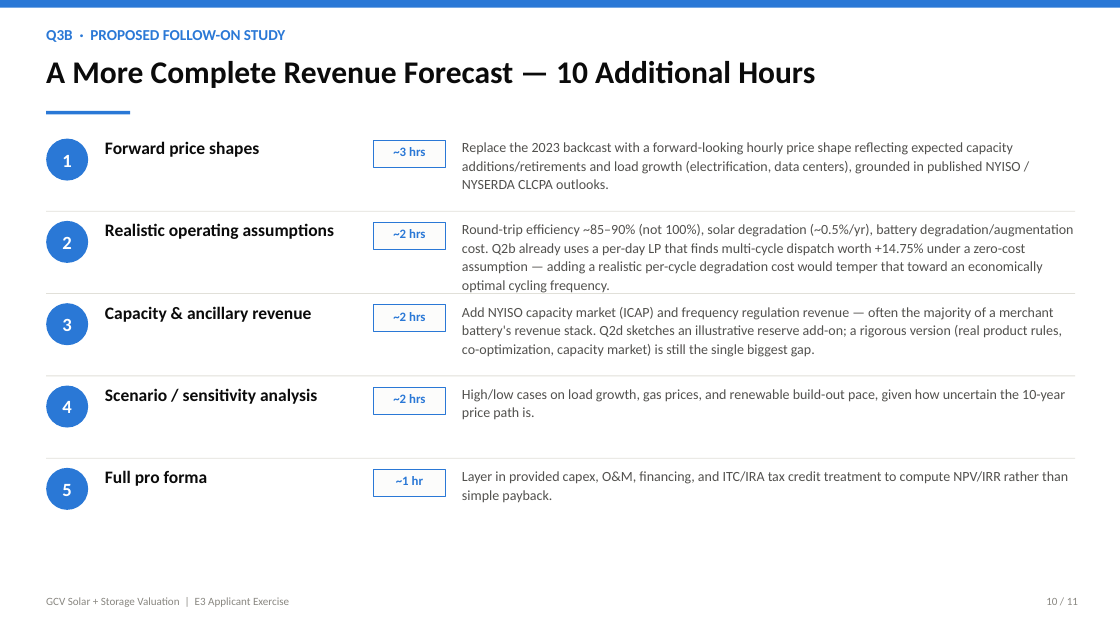
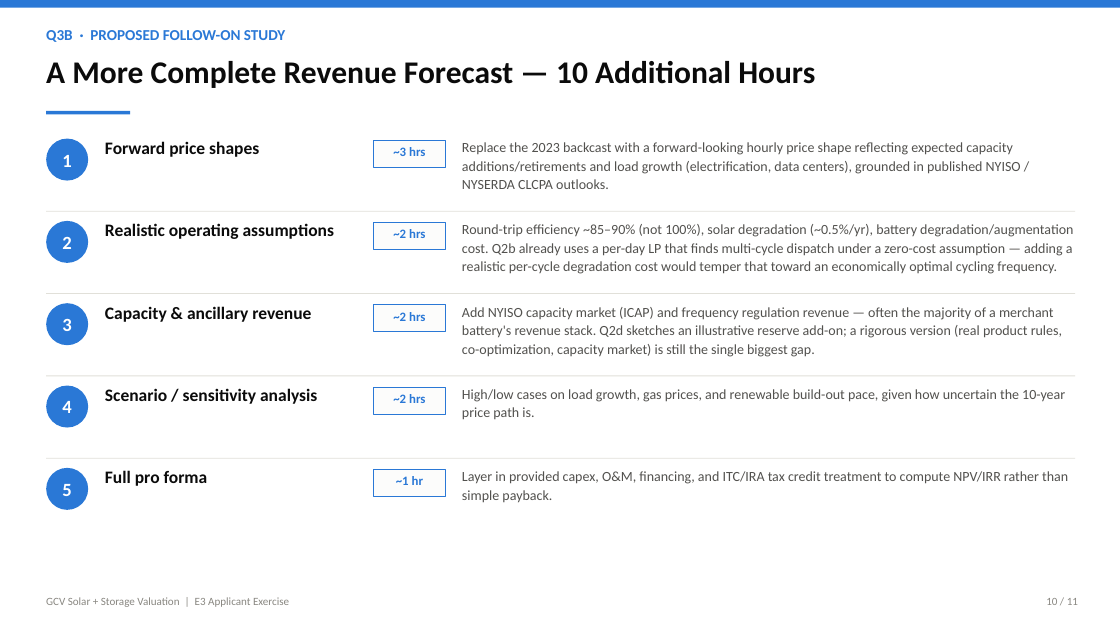
Before and after one commit to Yifueveding/E3_work_task, a slide deck: slide 10 of GCV_Solar_Storage_Valuation.pptx. Drawn at 1120x630 pixels with LibreOffice and Linux fonts; fonts in the diff are those of the drawing. Boxes give left, top, right and bottom in pixels: in the first picture for what was removed or moved away, otherwise in the second. Text is boxed around its words. In the diff, an @@ line names an element or a change of style, - is before the commit and + after.

```diff
--- a/GCV_Solar_Storage_Valuation.pptx
+++ b/GCV_Solar_Storage_Valuation.pptx
@@ text at [462,224,1073,274]: text changed @@
-Round-trip efficiency ~85–90% (not 100%), solar degradation (~0.5%/yr), battery degradation/augmentation cost. Q2b already uses a per-day LP that finds multi-cycle dispatch worth +14.75% under a zero-cost assumption — adding a realistic per-cycle degradation cost would temper that toward an economically optimal cycling frequency.
+Round-trip efficiency ~85–90% (not 100%), solar degradation (~0.5%/yr), battery degradation/augmentation cost. Q2b already uses a per-day LP that finds multi-cycle dispatch under a zero-cost assumption — adding a realistic per-cycle degradation cost would temper that toward an economically optimal cycling frequency.
```
Also in this commit, not shown: 2 other slides changed, 9 other files.
